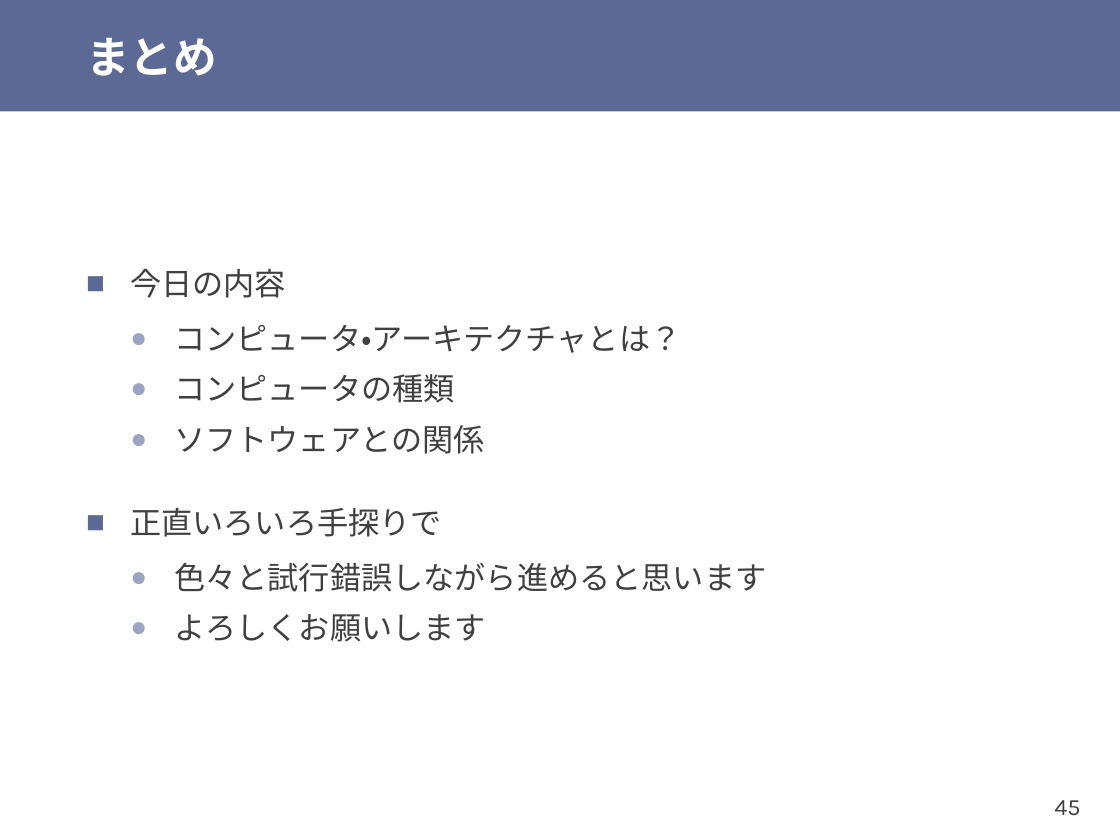
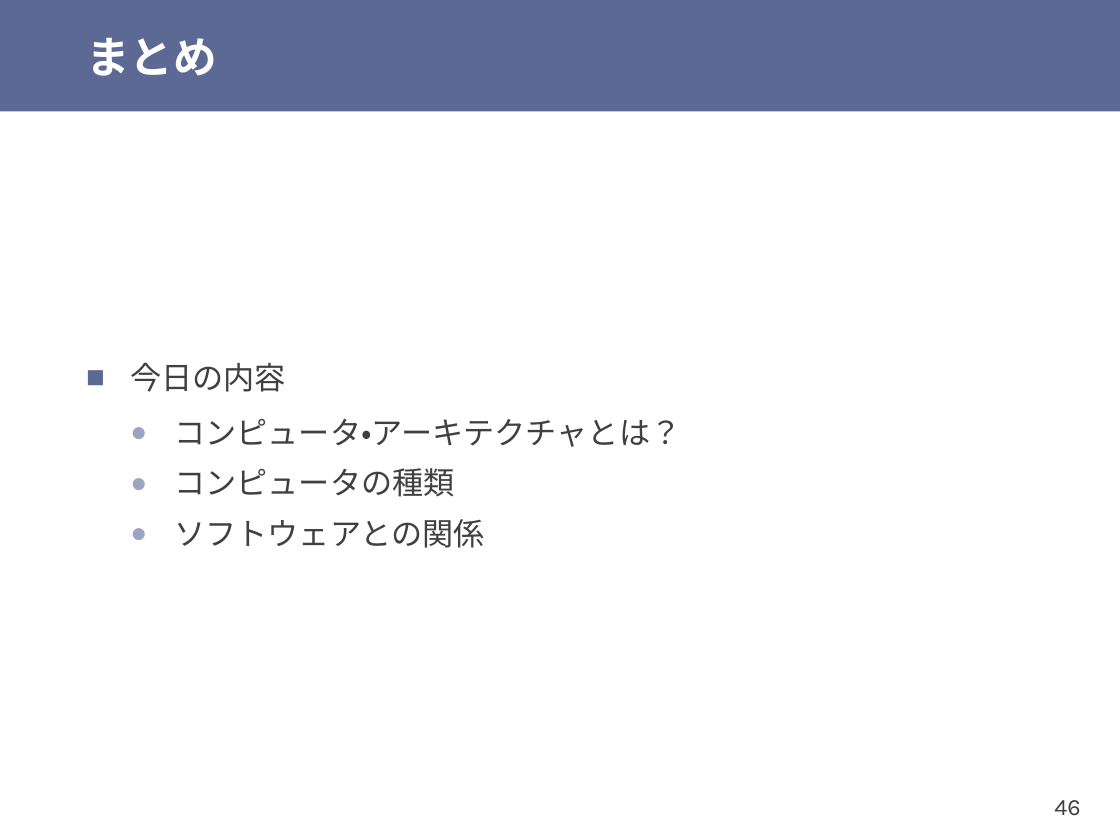
Before and after one commit to shioyadan/otya-computer-architecture-i, a slide deck: slide 46 of cai-shioya-01.pptx (slide 45 before the commit). Drawn at 1120x840 pixels with LibreOffice and Linux fonts; fonts in the diff are those of the drawing. Boxes give left, top, right and bottom in pixels: in the first picture for what was removed or moved away, otherwise in the second. Text is boxed around its words. In the diff, an @@ line names an element or a change of style, - is before the commit and + after.

```diff
--- a/cai-shioya-01.pptx
+++ b/cai-shioya-01.pptx
@@ text at (130, 508, 766, 642): paragraphs removed @@
-■ 正直いろいろ手探りで
-  ● 色々と試行錯誤しながら進めると思います
-  ● よろしくお願いします
@@ page number at (1054, 800, 1080, 816): text changed @@
-45
+46
```
Also in this commit, not shown: 4 other slides changed, 2 slides added, 1 slide removed, 2 other files.
